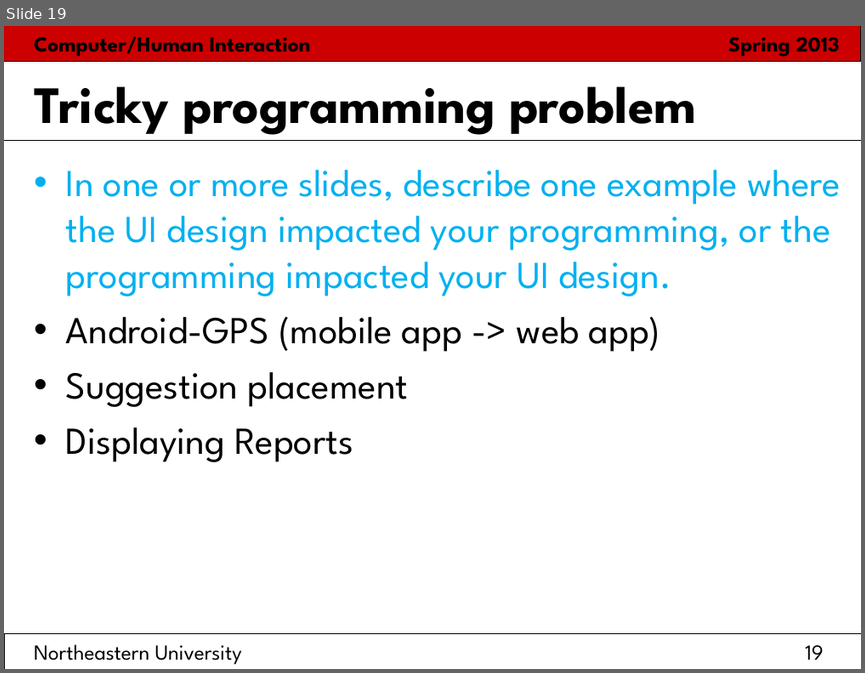
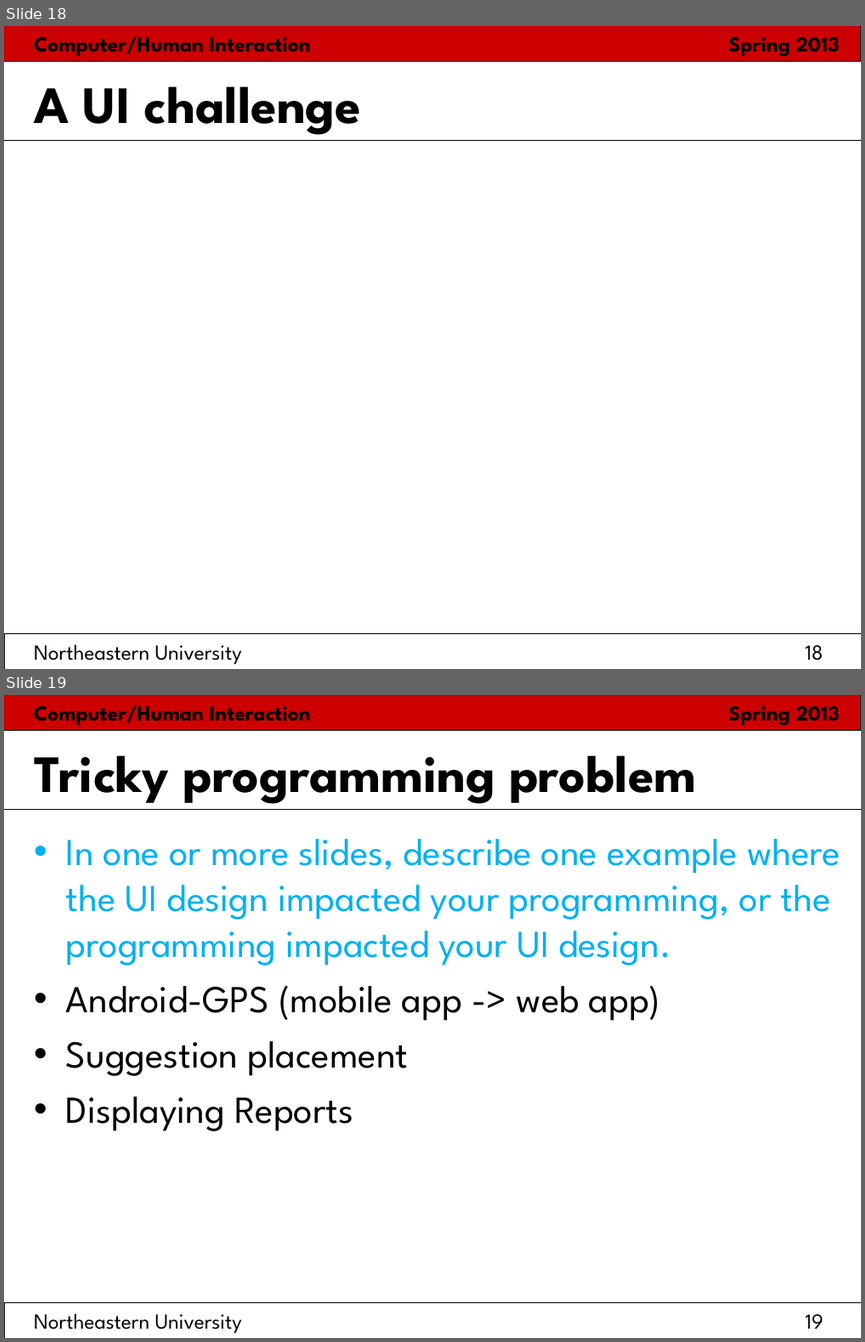
Before and after one commit to hci2014/sandbox, a slide deck: FinalPresentationTemplate.ppt. Shown one above the other, each under a label of ours: slide 19 before the commit, slides 18 and 19 after it. The pictures are 865x673 and 865x1342 pixels, drawn with LibreOffice and Linux fonts; fonts in the diff are those of the drawing. Boxes give left, top, right and bottom in pixels: in the first picture for what was removed or moved away, otherwise in the second. Text is boxed around its words. In the diff, an @@ line names an element or a change of style, - is before the commit and + after.

```diff
--- a/FinalPresentationTemplate.ppt
+++ b/FinalPresentationTemplate.ppt
@@ slide 18 added at box(4, 26, 861, 669), background #FFFFFF; not listed: 6 template elements that a slide beside it also shows @@
@@ title added at box(34, 86, 361, 135), 44 pt, text #000000, bold @@
+A UI challenge
```
Also in this commit, not shown: 6 slides changed, 6 other slides added, 2 slides removed.
